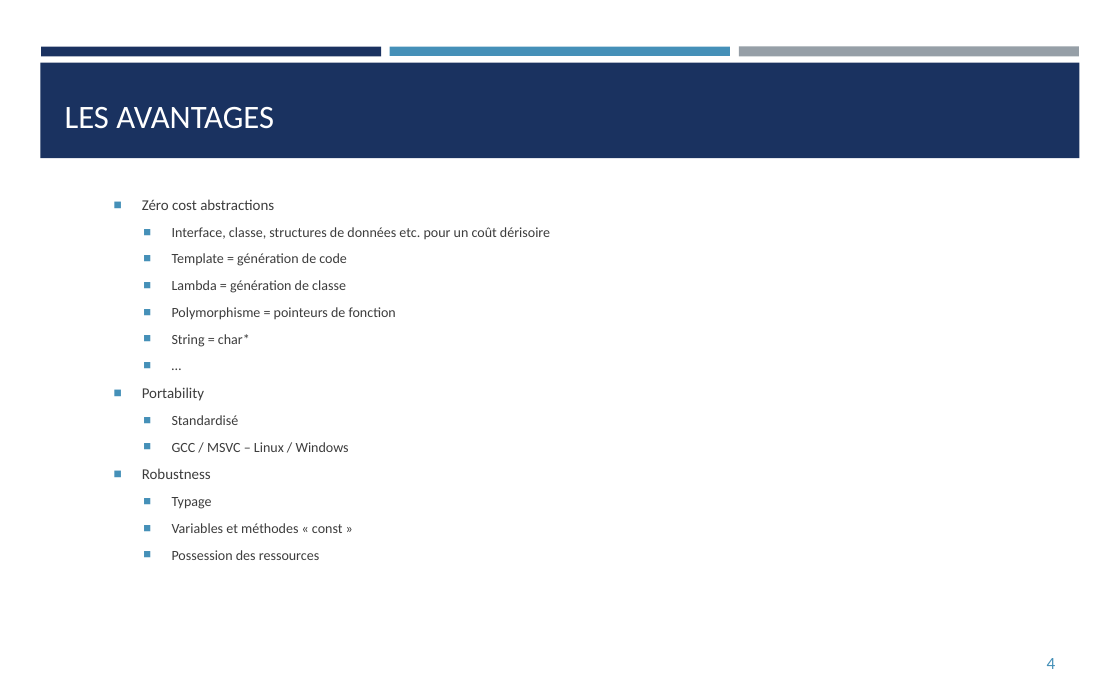
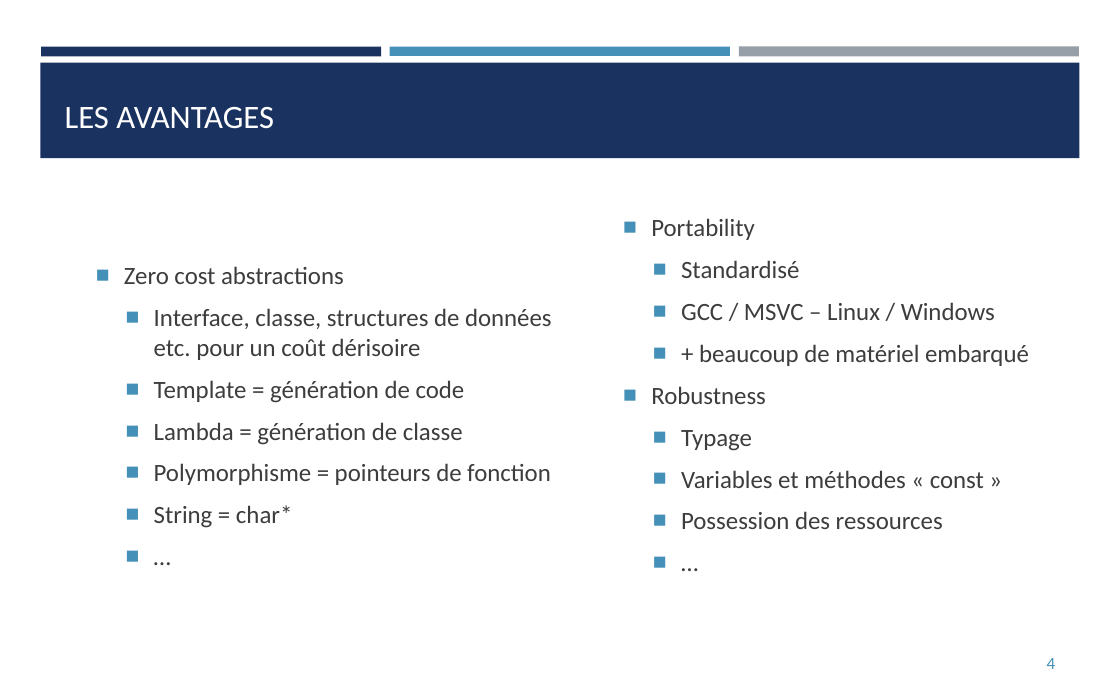
Before and after one commit to franckginguene/cpp_scalian, a slide deck: slide 4 of diapos/CPP_matin.pptx. Drawn at 1120x700 pixels with LibreOffice and Linux fonts; fonts in the diff are those of the drawing. Boxes give left, top, right and bottom in pixels: in the first picture for what was removed or moved away, otherwise in the second. Text is boxed around its words. In the diff, an @@ line names an element or a change of style, - is before the commit and + after.

```diff
--- a/diapos/CPP_matin.pptx
+++ b/diapos/CPP_matin.pptx
@@ text "Zero cost abstractions": place and size @@
-text "Zero cost abstractions" at <box>142,199,550,560</box>
+text "Zero cost abstractions" at <box>124,266,552,528</box>
@@ text added at <box>651,218,1029,529</box>, 16 pt, text #3D3D3D @@
+■ Portability
+  ■ Standardisé
+  ■ GCC / MSVC – Linux / Windows
+  ■ + beaucoup de matériel embarqué
+■ Robustness
+  ■ Typage
+  ■ Variables et méthodes « const »
+  ■ Possession des ressources
+  ■ …
@@ text at <box>124,266,344,284</box>: text changed; size 9.6 to 16 pt @@
-■ Zéro cost abstractions
+■ Zero cost abstractions
@@ text at <box>154,308,552,528</box>: size 9 to 16 pt in "Interface, classe, structures de données etc. pour ...", "Template = génération de code", "Lambda = génération de classe", "Polymorphisme = pointeurs de fonction" and 2 more places; more space between paragraphs @@
@@ text at <box>142,387,349,560</box>: paragraphs removed @@
-■ Portability
-  ■ Standardisé
-  ■ GCC / MSVC – Linux / Windows
-■ Robustness
-  ■ Typage
-  ■ Variables et méthodes « const »
-  ■ Possession des ressources
```
Also in this commit, not shown: 18 other slides changed, 7 slides added, 2 slides removed, 1 other file.
